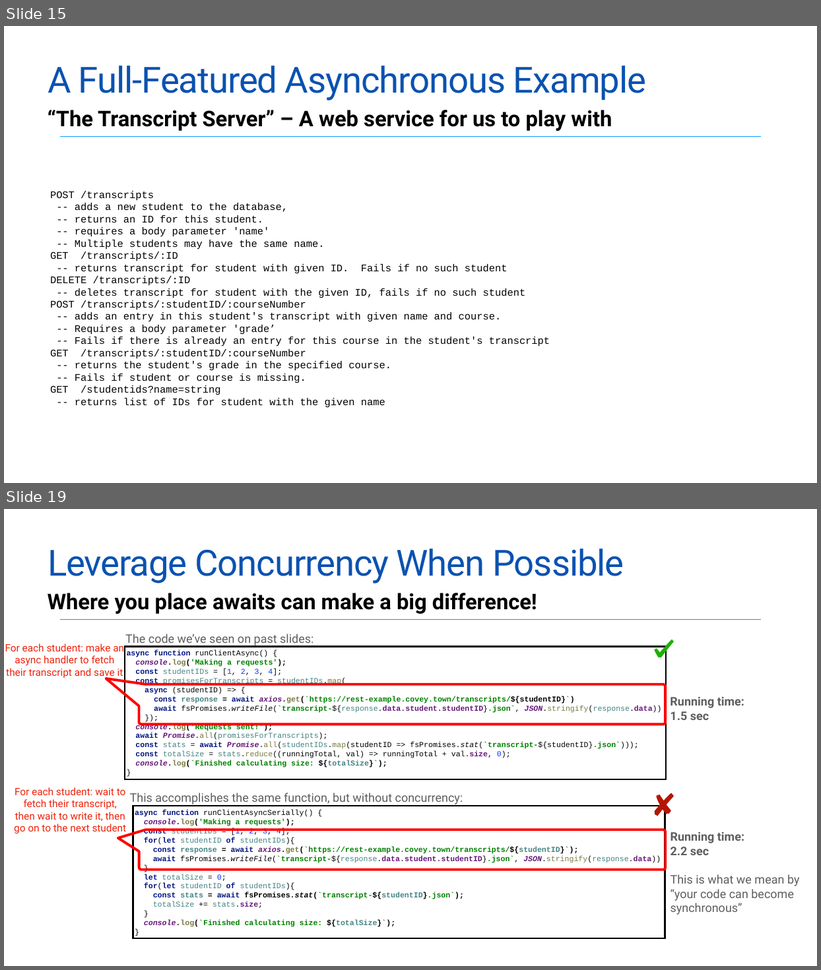
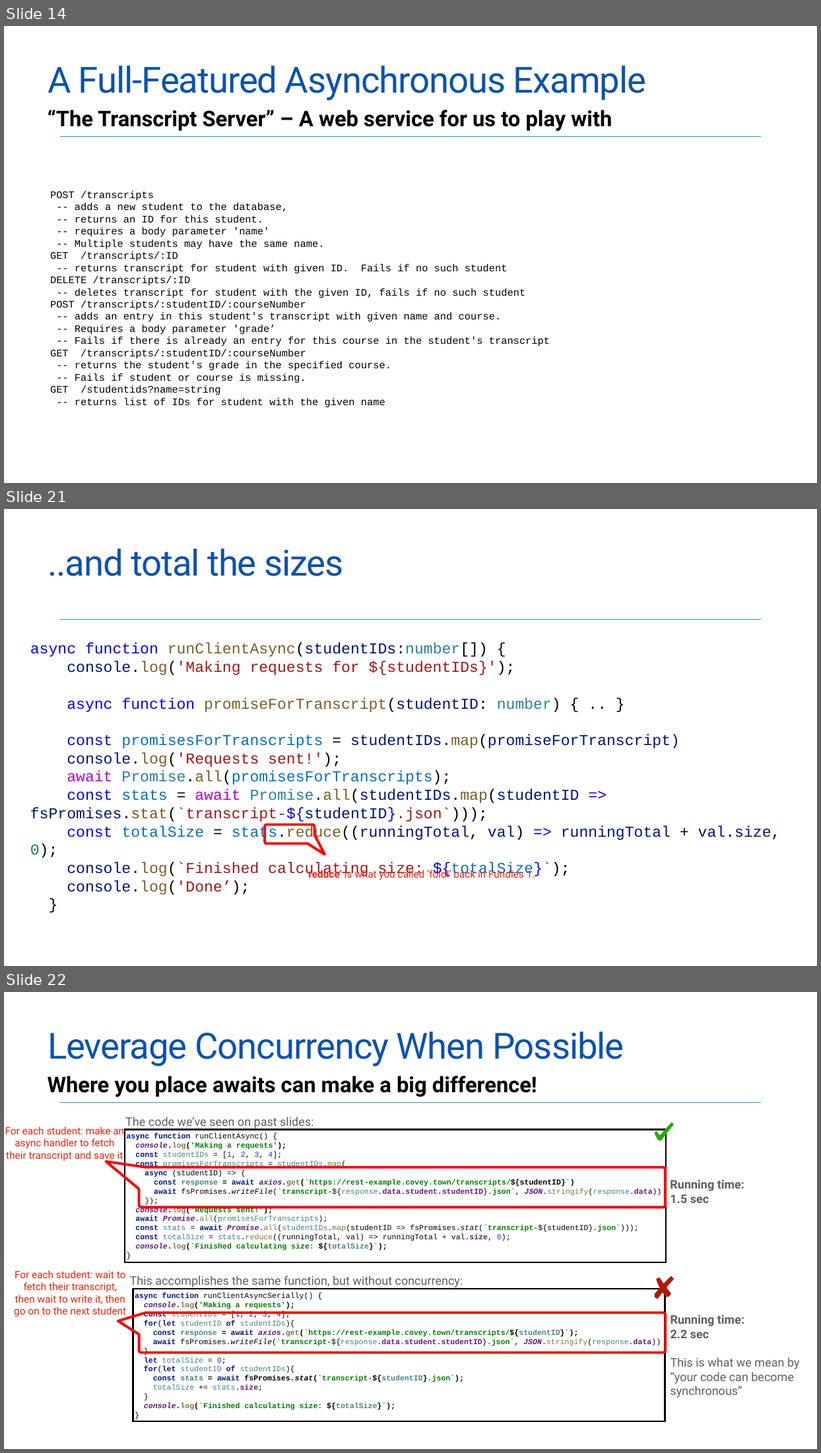
Before and after one commit to neu-se/CS4530-Spring-2022, a slide deck: Slides/Lesson 4.2 Asynchronous Programming.pptx. Shown one above the other, each under a label of ours: slides 15 and 19 before the commit, slides 14, 21 and 22 after it; the slides between them are not shown. The pictures are 821x970 and 821x1453 pixels, drawn with LibreOffice and Linux fonts; fonts in the diff are those of the drawing. Boxes give left, top, right and bottom in pixels: in the first picture for what was removed or moved away, otherwise in the second. Text is boxed around its words. In the diff, an @@ line names an element or a change of style, - is before the commit and + after.

```diff
--- a/Slides/Lesson 4.2 Asynchronous Programming.pptx
+++ b/Slides/Lesson 4.2 Asynchronous Programming.pptx
@@ slide 21 added at [4,509,817,966], background #FFFFFF; not listed: 1 template element that a slide beside it also shows @@
@@ title added at [48,549,344,576], 42.5 pt, text #0A52B1 @@
+..and total the sizes
@@ text added at [30,643,781,895], 18 pt, text #001080 @@
+async function runClientAsync(studentIDs:number[]) {
+console.log('Making requests for ${studentIDs}');
+async function promiseForTranscript(studentID: number) { .. }
+const promisesForTranscripts = studentIDs.map(promiseForTranscript)
+console.log('Requests sent!');
+await Promise.all(promisesForTranscripts);
+const stats = await Promise.all(studentIDs.map(studentID => fsPromises.stat(`transcript-${studentID}.json`)));
+const totalSize = stats.reduce((runningTotal, val) => runningTotal + val.size, 0);
+console.log(`Finished calculating size: ${totalSize}`);
+console.log('Done’);
+}
@@ freeform shape added at [265,825,325,855], outline #FF0000 3 pt @@
@@ free added at [243,866,598,882], 12 pt, text #EE230C @@
+‘reduce’ is what you called ‘foldl’ back in Fundies 1.
@@ what was slide 15 is now slide 14 @@
@@ what was slide 19 is now slide 22 @@
```
Also in this commit, not shown: 6 slides changed, 4 other slides added, 3 slides removed, 2 other files.
